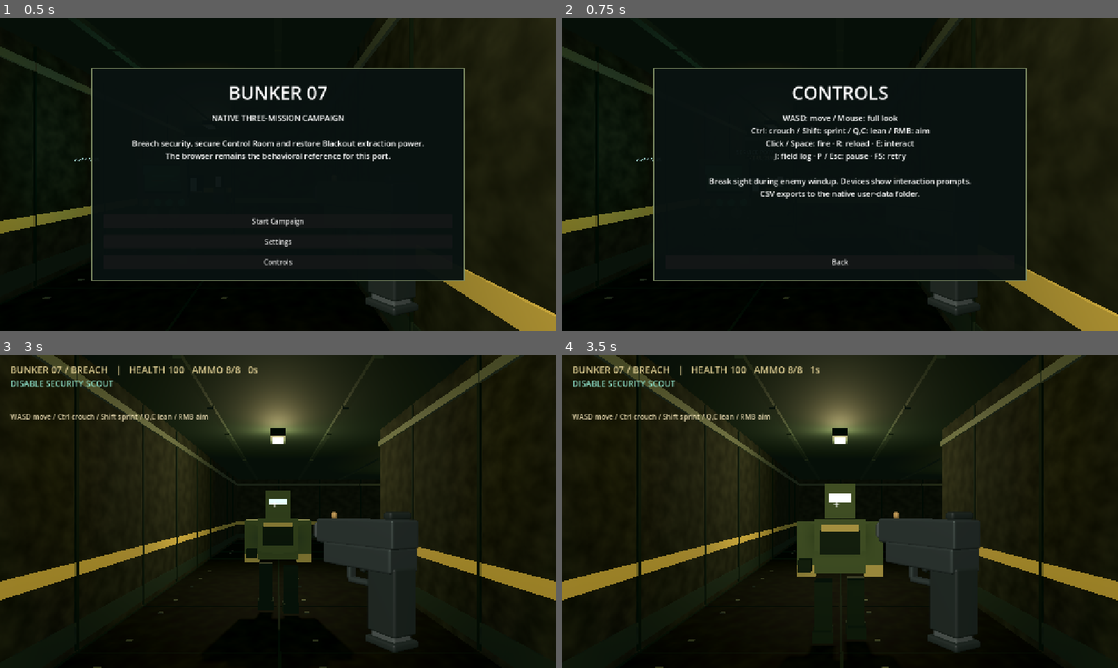
Above: before the commit, frames 1-4 (two rows, left to right).
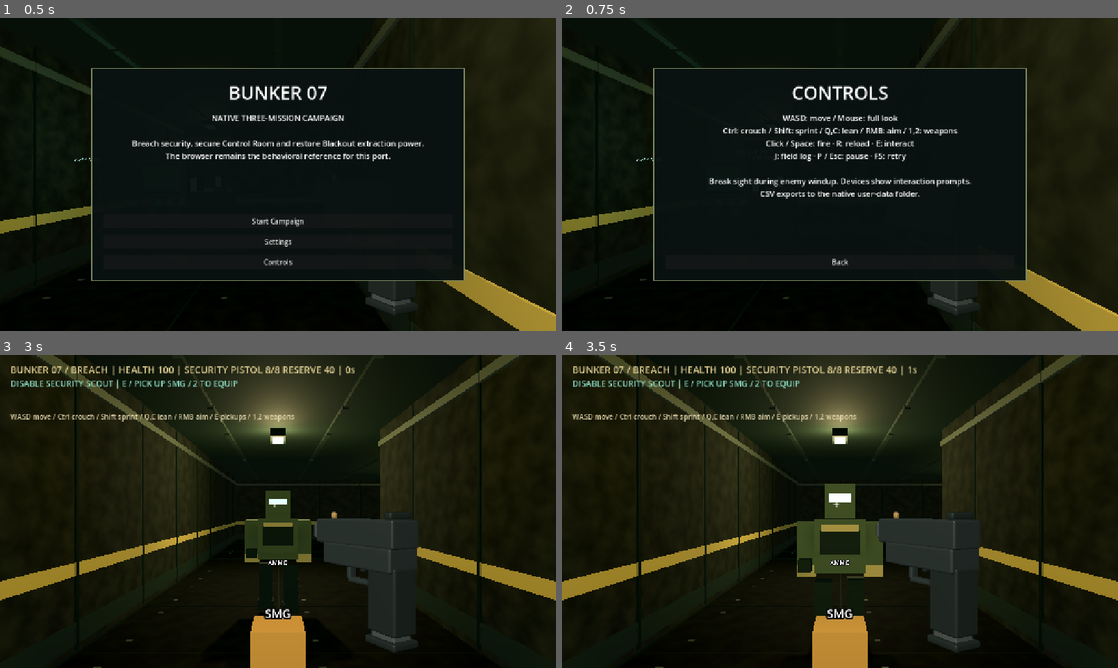
Above: after the commit, the same moments.

Repository: Jnoble555/bunker-07
Game: Godot game, scene res://scenes/control_room.tscn
Same seed, same stepped clock (60 frames per second), same inputs: the game is played once before the commit and once after it.
Inputs:
- Up to frame 1 (0.5 s): no input
- Up to frame 2 (0.75 s): click "Controls" at 0.5 s
- Up to frame 3 (3 s): click "Back" at 1.25 s; click "Start Campaign" at 2 s; click "Deploy" at 2.75 s
- Up to frame 4 (3.5 s): no input

Frame 1 is identical in both runs. In frame 2, 0.5% of the frame differs, in the area x 28-72%, y 34-38%; in frame 3, 2.8%; in frame 4, 2.8%, in the area x 20-64%, y 3-100%.

Commit message:
Add pistol and SMG inventory with finite ammunition

Diff:
--- a/godot/scenes/security_sidearm.gd
+++ b/godot/scenes/security_sidearm.gd
@@ -1,5 +1,6 @@
 extends Node3D
 const Model = preload("res://assets/weapons/security_sidearm.glb")
+var model: Node3D
 var slide: Node3D
 var magazine: Node3D
 var base: Node3D
@@ -8,15 +9,27 @@
 var base_home := Vector3.ZERO
 
 func _ready() -> void:
-	var model := Model.instantiate()
-	add_child(model)
+	equip("pistol")
+
+var cached_models: Dictionary = {}
+func equip(id: String) -> void:
+	if is_instance_valid(model):
+		pose(0,0)
+		model.hide()
+	var fresh := not cached_models.has(id)
+	if fresh:
+		cached_models[id] = (load("res://assets/weapons/security_smg.glb") if id == "smg" else Model).instantiate()
+		add_child(cached_models[id])
+	model = cached_models[id]
+	model.scale = Vector3.ONE * (0.8 if id == "smg" else 1.0)
+	model.show()
 	slide = model.find_child("Slide", true, false)
 	magazine = model.find_child("Magazine", true, false)
 	base = model.find_child("MagazineBase", true, false)
 	slide_home = slide.position
 	magazine_home = magazine.position
 	base_home = base.position
-	_prepare(model)
+	if fresh: _prepare(model)
 
 func _prepare(node: Node) -> void:
 	if node is MeshInstance3D:
@@ -31,14 +44,14 @@
 	for child in node.get_children():
 		_prepare(child)
 
-func pose(flash: float, reload_left: float) -> void:
+func pose(flash: float, reload_left: float, reload_duration: float = 0.8, recoil: float = 1.0) -> void:
 	var kick := clampf(flash / 0.1, 0, 1)
 	slide.position = slide_home + Vector3(0, 0, kick * 0.035)
 	var drop := 0.0
 	if reload_left > 0:
-		var progress := 1.0 - reload_left / 0.8
+		var progress := 1.0 - reload_left / reload_duration
 		drop = sin(clampf((progress - 0.12) / 0.76, 0, 1) * PI) * 0.075
 	magazine.position = magazine_home + Vector3(-drop * 0.8, -drop, 0)
 	base.position = base_home + Vector3(-drop * 0.8, -drop, 0)
-	var reload_pose := sin((1.0 - reload_left / 0.8) * PI) if reload_left > 0 else 0.0
-	rotation = Vector3(kick * 0.12, 0.5 + reload_pose * 0.3, -reload_pose * 0.4)
+	var reload_pose := sin((1.0 - reload_left / reload_duration) * PI) if reload_left > 0 else 0.0
+	rotation = Vector3(kick * 0.12 * recoil, 0.5 + reload_pose * 0.3, -reload_pose * 0.4)
--- a/godot/scripts/armored_guard.gd
+++ b/godot/scripts/armored_guard.gd
@@ -5,9 +5,9 @@
 class GuardHitTarget extends Area3D:
 	var guard: Node
 
-	func receive_hit() -> void:
+	func receive_hit(damage_amount: int = 1) -> void:
 		if is_instance_valid(guard):
-			guard.call("receive_hit")
+			guard.call("receive_hit", damage_amount)
 
 const MAX_HP: int = 3
 const PATROL_SPEED: float = 0.84
@@ -100,10 +100,10 @@
 		_update_pose(0.0)
 
 
-func receive_hit() -> void:
+func receive_hit(damage_amount: int = 1) -> void:
 	if hp <= 0 or controller == null or not bool(controller.get("active")) or get_tree().paused:
 		return
-	hp -= 1
+	hp -= damage_amount
 	stagger = _stagger_duration
 	attack_windup = 0.0
 	controller.call("register_event", "guard_hit", str(hp))
--- a/godot/scripts/campaign_main.gd
+++ b/godot/scripts/campaign_main.gd
@@ -1,4 +1,12 @@
 extends "res://scripts/main.gd"
+const WeaponDefs = preload("res://scripts/weapon_definitions.gd")
+var weapon_id := "pistol"
+var weapon_ammo: Dictionary = {}
+var pickups: Array[Dictionary] = []
+var pickup_nodes: Node3D
+func get_weapon_def() -> Dictionary:
+	return WeaponDefs.DATA[weapon_id]
+
 ## Campaign session built on the independently tested M1 movement/UI shell.
 const MissionData = preload("res://scripts/mission_data.gd")
 const CampaignState = preload("res://scripts/campaign_state.gd")
@@ -22,7 +30,7 @@
 var tutorial_index: int = 0
 var tutorial_active: bool = false
 var tutorial_text: Label
-var tutorial_steps: Array[String] = ["WASD move / Ctrl crouch / Shift sprint / Q,C lean / RMB aim","Aim with mouse / Left, Right","Fire with Click / Space","Reload with R"]
+var tutorial_steps: Array[String] = ["WASD move / Ctrl crouch / Shift sprint / Q,C lean / RMB aim / E pickups / 1,2 weapons","Aim with mouse / Left, Right","Fire with Click / Space","Reload with R"]
 var campaign_button: Button
 var continue_button: Button
 var settings_button: Button
@@ -159,7 +167,7 @@
 	if audio: audio.stop_all()
 	get_tree().paused = false
 	pending_actions.clear()
-	ammo = 8
+	reset_inventory()
 	health = 100
 	cooldown = 0
 	reload_remaining = 0
@@ -182,6 +190,7 @@
 	player.reset_player()
 	player.global_position = mission.spawn
 	systems.reset()
+	make_pickups()
 	attempts += 1
 	register_event("mission_start","")
 	last_result = {}
@@ -221,7 +230,12 @@
 	message_left = maxf(0,message_left-delta)
 	if reload_remaining>0:
 		reload_remaining = maxf(0,reload_remaining-delta)
-		if reload_remaining==0: ammo = 8
+		if reload_remaining==0:
+			var state: Dictionary = weapon_ammo[weapon_id]
+			var loaded: int = mini(int(get_weapon_def().capacity)-ammo, int(state.reserve))
+			ammo += loaded
+			state.reserve -= loaded
+			state.magazine = ammo
 	if Input.get_vector("strafe_left","strafe_right","move_forward","move_back").length()>0: progress_tutorial("move")
 	if Input.get_axis("turn_right","turn_left")!=0: progress_tutorial("aim")
 	var actions := pending_actions.duplicate()
@@ -231,6 +245,9 @@
 			"fire": shoot()
 			"reload": begin_reload()
 			"interact": interact()
+			"weapon_1": switch_weapon("pistol")
+			"weapon_2": switch_weapon("smg")
+	if get_weapon_def().automatic and Input.is_action_pressed("fire"): shoot()
 	systems.update(delta)
 	if not active: return
 	if mission.id=="control-room":
@@ -252,20 +269,25 @@
 	if not active or get_tree().paused or ammo==0 or cooldown>0 or reload_remaining>0: return
 	ammo -= 1
 	shots += 1
-	cooldown = .24
+	cooldown = get_weapon_def().interval
+	weapon_ammo[weapon_id].magazine = ammo
 	flash = .10
 	hit_feedback = 0
 	progress_tutorial("fire")
-	play_sound("fire",player.global_position)
+	play_sound(get_weapon_def().sound,player.global_position)
 	var origin: Vector3 = player.camera.global_position
 	var direction: Vector3 = -player.camera.global_basis.z
-	var query := PhysicsRayQueryParameters3D.create(origin,origin+direction*50,1|4|8,[player.get_rid()])
+	var spread: float = get_weapon_def().spread * (0.5 if player.aiming else 1.0)
+	if spread > 0:
+		direction = (direction + player.camera.global_basis.x * randf_range(-spread,spread) + player.camera.global_basis.y * randf_range(-spread,spread)).normalized()
+	var shot_range: float = get_weapon_def().range
+	var query := PhysicsRayQueryParameters3D.create(origin,origin+direction*shot_range,1|4|8,[player.get_rid()])
 	query.collide_with_areas = true
 	query.hit_from_inside = true
 	var hit := get_world_3d().direct_space_state.intersect_ray(query)
 	if not hit.is_empty(): _impact(hit.position)
-	var wall_hit := get_world_3d().direct_space_state.intersect_ray(PhysicsRayQueryParameters3D.create(origin,origin+direction*50,1))
-	var wall_depth: float = origin.distance_to(wall_hit.position) if not wall_hit.is_empty() else 50.0
+	var wall_hit := get_world_3d().direct_space_state.intersect_ray(PhysicsRayQueryParameters3D.create(origin,origin+direction*shot_range,1))
+	var wall_depth: float = origin.distance_to(wall_hit.position) if not wall_hit.is_empty() else shot_range
 	var target_id := ""
 	if not hit.is_empty():
 		var object: Node3D = hit.collider
@@ -281,7 +303,7 @@
 			elif object.has_method("receive_hit"):
 				hits += 1
 				hit_feedback = .24
-				object.receive_hit()
+				object.receive_hit(int(get_weapon_def().damage))
 				var actor: Node = object.get_parent() if object is Area3D else object
 				target_id = str(enemies.find(actor)+1)
 		if target_id!="":
@@ -292,14 +314,15 @@
 	register_event("shot","",target_id if target_id not in ["camera","lamp"] else "")
 
 func begin_reload() -> void:
-	if active and not get_tree().paused and ammo<8 and reload_remaining==0:
-		reload_remaining = .8
+	if active and not get_tree().paused and ammo<int(get_weapon_def().capacity) and int(weapon_ammo[weapon_id].reserve)>0 and reload_remaining==0:
+		reload_remaining = get_weapon_def().reload
 		progress_tutorial("reload")
 		play_sound("reload",player.global_position)
 		register_event("reload","")
 
 func interact() -> void:
 	if not active or get_tree().paused: return
+	if collect_pickup(): return
 	if systems.interact():
 		play_sound("use",player.global_position)
 		return
@@ -466,7 +489,7 @@
 	show_title()
 
 func _show_controls() -> void:
-	_show_menu("controls","CONTROLS","WASD: move / Mouse: full look\nCtrl: crouch / Shift: sprint / Q,C: lean / RMB: aim\nClick / Space: fire · R: reload · E: i …(167 unchanged characters)…
+	_show_menu("controls","CONTROLS","WASD: move / Mouse: full look\nCtrl: crouch / Shift: sprint / Q,C: lean / RMB: aim / 1,2: weapons\nClick / Space: fire · R: reload · E: i …(167 unchanged characters)…
 
 func _save_settings() -> void:
 	session.preferences.volume = volume_slider.value
@@ -562,14 +585,15 @@
 
 func _update_hud() -> void:
 	if not hud: return
-	hud.text = "BUNKER 07 / %s   |   HEALTH %d   AMMO %d/8   %.0fs" % [mission.get("title",""),health,ammo,elapsed]
+	hud.text = "BUNKER 07 / %s | HEALTH %d | %s %d/%d RESERVE %d | %.0fs" % [mission.get("title",""),health,get_weapon_def().name,ammo,get_weapon_def().capacity,weapon_ammo.get(weapon_id,{}).get("reserve",0),elapsed]
 	var objective := ""
 	match mission.get("id",""):
 		"breach": objective = "DISABLE SECURITY SCOUT" if remaining()>0 else "REACH CONTROL SECTOR"
 		"blackout": objective = "POWER RESTORED · REACH LIFT" if power_restored else "FIND BACKUP POWER / SOUTHWEST BAY"
 		_: objective = "CORE SECURED · EXTRACT" if core_collected else "DATA CORE REQUIRED · PANEL OR GUARD ALERT"
 	if mission.get("id","")!="breach" and planar_distance(player.global_position,mission.panel)<=1.7: objective += " | PANEL OFF" if panel_disabled else " | E · USE PANEL"
-	var prompt: String = systems.prompt() if systems else ""
+	var nearby_pickup := nearby_pickup()
+	var prompt: String = ("E / " + str(nearby_pickup.label)) if not nearby_pickup.is_empty() else (systems.prompt() if systems else "")
 	if prompt!="": objective += " | "+prompt
 	status.text = objective
 	var warnings: Array[String] = []
@@ -590,3 +614,89 @@
 	if tutorial_text:
 		tutorial_text.visible = hud.visible
 		tutorial_text.text = tutorial_steps[tutorial_index] if tutorial_active else message if message_left>0 else ""
+
+func reset_inventory() -> void:
+	weapon_id = "pistol"
+	weapon_ammo = {"pistol":{"magazine":WeaponDefs.DATA.pistol.capacity,"reserve":WeaponDefs.DATA.pistol.reserve}}
+	ammo = WeaponDefs.DATA.pistol.capacity
+	if player and player.weapon: player.weapon.equip(weapon_id)
+
+func switch_weapon(id: String) -> void:
+	if not active or get_tree().paused or not weapon_ammo.has(id) or id == weapon_id: return
+	weapon_ammo[weapon_id].magazine = ammo
+	reload_remaining = 0
+	flash = 0
+	var previous := weapon_id
+	weapon_id = id
+	ammo = int(weapon_ammo[id].magazine)
+	player.weapon.equip(id)
+	player.muzzle.hide()
+	player.muzzle_light.light_energy = 0
+	player.weapon.pose(0,0,get_weapon_def().reload,get_weapon_def().recoil)
+	register_event("weapon_switched",previous + "->" + id)
+
+func make_pickups() -> void:
+	if is_instance_valid(pickup_nodes): pickup_nodes.free()
+	pickup_nodes = Node3D.new()
+	pickup_nodes.name = "WeaponPickups"
+	add_child(pickup_nodes)
+	var locations: Array = [
+		[Vector3(5,0,4),Vector3(6,0,4)],
+		[Vector3(5,0,17),Vector3(5,0,15)],
+		[Vector3(5,0,3),Vector3(3,0,5)]
+	][mission_index]
+	pickups = [
+		{"id":"smg","label":"PICK UP SMG / 2 TO EQUIP","position":locations[0],"taken":false},
+		{"id":"supply","label":"TAKE AMMUNITION","position":locations[1],"taken":false}
+	]
+	for item: Dictionary in pickups:
+		var prop := Node3D.new()
+		prop.position = item.position + Vector3(0,0.75,0)
+		pickup_nodes.add_child(prop)
+		if item.id == "smg":
+			var model: Node3D = load("res://assets/weapons/security_smg.glb").instantiate()
+			model.scale = Vector3.ONE * 0.8
+			prop.add_child(model)
+		else:
+			var mesh := MeshInstance3D.new()
+			var box := BoxMesh.new()
+			box.size = Vector3(0.3,0.2,0.25)
+			mesh.mesh = box
+			var material := StandardMaterial3D.new()
+			material.albedo_color = Color("ac8750")
+			mesh.material_override = material
+			prop.add_child(mesh)
+		var label := Label3D.new()
+		label.text = "SMG" if item.id == "smg" else "AMMO"
+		label.position.y = 0.4
+		label.font_size = 24
+		label.pixel_size = 0.0012
+		label.billboard = BaseMaterial3D.BILLBOARD_ENABLED
+		prop.add_child(label)
+		item.node = prop
+
+func nearby_pickup() -> Dictionary:
+	if not player: return {}
+	for item: Dictionary in pickups:
+		var target: Vector3 = item.position + Vector3(0,1.0,0)
+		if not item.taken and player.camera.global_position.distance_to(target) <= 1.6 and has_los(player.camera.global_position,target):
+			return item
+	return {}
+
+func collect_pickup() -> bool:
+	if not active or get_tree().paused: return false
+	var item := nearby_pickup()
+	if item.is_empty(): return false
+	item.taken = true
+	item.node.hide()
+	if item.id == "smg":
+		if not weapon_ammo.has("smg"):
+			weapon_ammo.smg = {"magazine":WeaponDefs.DATA.smg.capacity,"reserve":WeaponDefs.DATA.smg.reserve}
+		announce("SMG SECURED / Press 2 to equip, 1 for pistol.")
+	else:
+		for id in weapon_ammo:
+			weapon_ammo[id].reserve += 24 if id == "pistol" else 48
+		announce("AMMUNITION SECURED")
+	register_event("weapon_pickup",item.id)
+	play_sound("use",item.position)
+	return true
--- a/godot/scripts/main.gd
+++ b/godot/scripts/main.gd
@@ -67,7 +67,7 @@
 		"move_forward": [KEY_W, KEY_UP], "move_back": [KEY_S, KEY_DOWN],
 		"strafe_left": [KEY_A], "strafe_right": [KEY_D],
 		"turn_left": [KEY_LEFT], "turn_right": [KEY_RIGHT], "fire": [KEY_SPACE],
-		"crouch": [KEY_CTRL], "sprint": [KEY_SHIFT], "lean_left": [KEY_Q], "lean_right": [KEY_C],
+		"weapon_1": [KEY_1], "weapon_2": [KEY_2], "crouch": [KEY_CTRL], "sprint": [KEY_SHIFT], "lean_left": [KEY_Q], "lean_right": [KEY_C],
 		"reload": [KEY_R], "interact": [KEY_E], "pause": [KEY_ESCAPE, KEY_P], "retry": [KEY_F5]
 	}
 	for action in bindings:
@@ -104,7 +104,7 @@
 		return
 	if not active or get_tree().paused:
 		return
-	for action in ["fire", "reload", "interact"]:
+	for action in ["fire", "reload", "interact", "weapon_1", "weapon_2"]:
 		if event.is_action_pressed(action):
 			if action == "fire":
 				Input.mouse_mode = Input.MOUSE_MODE_CAPTURED
@@ -400,3 +400,7 @@
 			excluded.append(prop.get_rid())
 	query.exclude = excluded
 	return get_world_3d().direct_space_state.intersect_ray(query).is_empty()
+
+
+func get_weapon_def() -> Dictionary:
+	return preload("res://scripts/weapon_definitions.gd").DATA.pistol
--- a/godot/scripts/native_audio.gd
+++ b/godot/scripts/native_audio.gd
@@ -7,6 +7,7 @@
 const RATE: int = 22050
 const SOUNDS: Dictionary = {
 	"fire": [720.0, 155.0, 0.12, 0.24],
+	"smg_fire": [1050.0, 90.0, 0.075, 0.19],
 	"hit": [190.0, 48.0, 0.18, 0.22],
 	"reload": [880.0, 310.0, 0.18, 0.10],
 	"detect": [510.0, 1030.0, 0.22, 0.10],
--- a/godot/scripts/player.gd
+++ b/godot/scripts/player.gd
@@ -103,9 +103,7 @@
 	if not controller or not controller.active or get_tree().paused:
 		return
 	if event is InputEventMouseMotion and Input.mouse_mode == Input.MOUSE_MODE_CAPTURED:
-		rotate_y(-event.relative.x * float(controller.session.preferences.sensitivity))
-		pitch = clampf(pitch - event.relative.y * float(controller.session.preferences.sensitivity), deg_to_rad(-80), deg_to_rad(80))
-		camera.rotation.x = pitch
+		apply_look(event.relative)
 		if event.relative != Vector2.ZERO: controller.progress_tutorial("aim")
 
 func _physics_process(delta: float) -> void:
@@ -136,14 +134,16 @@
 	camera.position = eye + Vector3(lean, 0, 0)
 	camera.rotation = Vector3(pitch, 0, -lean * 0.22)
 	camera.fov = lerpf(camera.fov, 58.0 if aiming else rad_to_deg(2 * atan(0.68)), minf(1, delta * 14))
-	# Raise the sidearm during the existing .8s reload so the magazine stays visible.
+	# Raise the weapon during its defined reload so the magazine stays visible.
 	var reload_offset: float = 0.0
 	if controller.reload_remaining > 0:
-		var progress: float = 1.0 - controller.reload_remaining / 0.8
+		var progress: float = 1.0 - controller.reload_remaining / controller.get_weapon_def().reload
 		reload_offset = (progress / 0.25 if progress < 0.25 else (1.0 - progress) / 0.75) * -0.07
 	var sway: float = sin(controller.elapsed * 10) * 0.012 if input.length() > 0 else 0.0
 	weapon.position = Vector3(0.14 + sway, -0.07 - reload_offset, -0.65 + controller.flash * 0.8)
-	weapon.pose(controller.flash, controller.reload_remaining)
+	weapon.pose(controller.flash, controller.reload_remaining, controller.get_weapon_def().reload, controller.get_weapon_def().recoil)
+	muzzle.position = controller.get_weapon_def().muzzle
+	muzzle_light.position = muzzle.position
 	muzzle.visible = controller.flash > 0
 	muzzle_light.light_energy = 1.3 if controller.flash > 0 else 0.0
 
@@ -229,3 +229,8 @@
 func _notification(what: int) -> void:
 	if what == NOTIFICATION_APPLICATION_FOCUS_OUT:
 		clear_held_inputs()
+
+func apply_look(relative: Vector2) -> void:
+	rotate_y(-relative.x * float(controller.session.preferences.sensitivity))
+	pitch = clampf(pitch - relative.y * float(controller.session.preferences.sensitivity), deg_to_rad(-80), deg_to_rad(80))
+	camera.rotation.x = pitch
--- /dev/null
+++ b/godot/scripts/weapon_definitions.gd
@@ -0,0 +1,5 @@
+extends RefCounted
+const DATA := {
+	"pistol": {"name":"SECURITY PISTOL","capacity":8,"reserve":40,"damage":1,"interval":0.24,"reload":0.8,"range":50.0,"spread":0.0,"automatic":false,"recoil":1.0,"sound":"fire","muzzle":Vector3(0,0.055,-0.20)},
+	"smg": {"name":"SECURITY SMG","capacity":24,"reserve":72,"damage":1,"interval":0.09,"reload":1.25,"range":35.0,"spread":0.035,"automatic":true,"recoil":1.5,"sound":"smg_fire","muzzle":Vector3(0,0.02,-0.28)}
+}
--- /dev/null
+++ b/godot/tests/inventory_test.gd
@@ -0,0 +1,113 @@
+extends SceneTree
+var game: Node
+var failures := 0
+var checks := 0
+func _initialize() -> void: call_deferred("run")
+func frames(n: int) -> void:
+	for i in n: await physics_frame
+func check(label: String, ok: bool) -> void:
+	checks += 1
+	print(("PASS " if ok else "FAIL ") + label)
+	if not ok: failures += 1
+func capture(id: String) -> void:
+	if DisplayServer.get_name() == "headless": return
+	await RenderingServer.frame_post_draw
+	root.get_texture().get_image().save_png("res://../docs/godot/campaign-screenshots/inventory-"+id+".png")
+func run() -> void:
+	game=load("res://scenes/control_room.tscn").instantiate()
+	root.add_child(game)
+	await frames(4)
+	game.mission_index=0
+	game.start_run()
+	for enemy in game.enemies: enemy.set_physics_process(false)
+	await frames(3)
+	check("starts pistol only with finite reserve",game.weapon_id=="pistol" and game.ammo==8 and game.weapon_ammo.pistol.reserve==40 and not game.weapon_ammo.has("smg"))
+	await capture("pistol")
+	game.player.global_position=Vector3(8,0,4)
+	await frames(3)
+	check("distance prevents remote pickup",not game.collect_pickup() and not game.weapon_ammo.has("smg"))
+	game.player.global_position=Vector3(4.3,0,4)
+	await frames(3)
+	var blocker := StaticBody3D.new()
+	blocker.position=Vector3(4.65,1.2,4)
+	var shape := CollisionShape3D.new()
+	var box := BoxShape3D.new()
+	box.size=Vector3(0.1,2.4,1)
+	shape.shape=box
+	blocker.add_child(shape)
+	game.add_child(blocker)
+	await frames(3)
+	check("obstacle blocks pickup",not game.collect_pickup() and not game.weapon_ammo.has("smg"))
+	blocker.queue_free()
+	await frames(3)
+	game.interact()
+	check("E acquires SMG without changing current weapon",game.weapon_ammo.has("smg") and game.weapon_id=="pistol")
+	game.shoot()
+	game.request_action("weapon_2")
+	await frames(2)
+	check("switch preserves independent pistol ammo",game.ammo==24 and game.weapon_ammo.pistol.magazine==7)
+	await capture("smg")
+	game.cooldown=0
+	game.shoot()
+	game.begin_reload()
+	var reserve: int=game.weapon_ammo.smg.reserve
+	game.switch_weapon("pistol")
+	game.switch_weapon("smg")
+	check("reload interruption neither transfers nor loses ammo",game.ammo==23 and game.weapon_ammo.smg.reserve==reserve and game.reload_remaining==0)
+	game.begin_reload()
+	await frames(25)
+	await capture("reload")
+	var remaining: float=game.reload_remaining
+	game.set_paused(true)
+	await create_timer(.15,true).timeout
+	check("pause freezes reload",game.reload_remaining==remaining)
+	game.set_paused(false)
+	await frames(80)
+	check("reload consumes only missing reserve",game.ammo==24 and game.weapon_ammo.smg.reserve==reserve-1)
+	game.cooldown=0
+	var before: int=game.shots
+	Input.action_press("fire")
+	await frames(30)
+	Input.action_release("fire")
+	var fired: int=game.shots-before
+	check("automatic timing bounded by interval",fired>=4 and fired<=6)
+	game.switch_weapon("pistol")
+	game.cooldown=0
+	before=game.shots
+	Input.action_press("fire")
+	await frames(20)
+	Input.action_release("fire")
+	check("pistol does not repeat held fire",game.shots==before)
+	game.player.global_position=Vector3(6,0,4)
+	await frames(3)
+	var supplied: int=game.weapon_ammo.pistol.reserve
+	game.interact()
+	check("finite supply grants ammunition once",game.weapon_ammo.pistol.reserve==supplied+24 and game.pickups[1].taken and not game.collect_pickup())
+	game.set_paused(true)
+	game.switch_weapon("smg")
+	check("pause rejects weapon switching",game.weapon_id=="pistol")
+	game.set_paused(false)
+	game.ammo=0
+	game.weapon_ammo.pistol.reserve=0
+	game.begin_reload()
+	game.shoot()
+	check("empty ammo and reserve cannot fire or reload",game.ammo==0 and game.reload_remaining==0)
+	await capture("empty")
+	game.retry_run()
+	await frames(3)
+	check("retry resets weapons ammo and pickups",game.weapon_id=="pistol" and game.ammo==8 and game.weapon_ammo.pistol.reserve==40 and not game.weapon_ammo.has("smg") and not game.pickups[0].taken)
+	await capture("retry")
+	game.mission_index=1
+	game.start_run()
+	await frames(3)
+	check("mission transition uses fresh pistol inventory",game.weapon_id=="pistol" and game.ammo==8 and not game.weapon_ammo.has("smg") and not game.pickups[0].taken)
+	var pickup_event := false
+	var switch_event := false
+	for row in game.events:
+		if row.event=="weapon_pickup": pickup_event=true
+		if row.event=="weapon_switched": switch_event=true
+	check("pickup and switch analytics recorded compatibly",pickup_event and switch_event)
+	print("INVENTORY ",checks-failures,"/",checks," failures=",failures)
+	game.queue_free()
+	await create_timer(.2,true).timeout
+	quit(1 if failures else 0)
--- a/godot/tests/tactical_movement_test.gd
+++ b/godot/tests/tactical_movement_test.gd
@@ -43,8 +43,17 @@
 	p.clear_held_inputs()
 	var mouse := InputEventMouseMotion.new()
 	mouse.relative = Vector2(0,-10000)
-	p._unhandled_input(mouse)
-	check("mouse pitch clamps at eighty degrees",is_equal_approx(p.pitch,deg_to_rad(80)))
+	p.apply_look(mouse.relative)
+	var upper_clamped: bool = is_equal_approx(p.pitch,deg_to_rad(80))
+	p.apply_look(Vector2(0,20000))
+	check("pitch math clamps at both eighty-degree limits",upper_clamped and is_equal_approx(p.pitch,deg_to_rad(-80)))
+	if DisplayServer.get_name() != "headless" and Input.mouse_mode == Input.MOUSE_MODE_CAPTURED:
+		p.pitch = 0
+		Input.parse_input_event(mouse)
+		await frames(2)
+		check("captured mouse handler clamps pitch",is_equal_approx(p.pitch,deg_to_rad(80)))
+	else:
+		print("SKIP captured mouse handler: captured graphical mouse unavailable")
 	p.pitch = 0
 	p.global_position = Vector3(100,0,105)
 	var wall = game.box("LeanWall",Vector3(100.5,1.4,105),Vector3(0.2,2.8,2))
Binary file added: godot/assets/weapons/security_smg.glb
Not shown, added: godot/assets/weapons/security_smg.glb.import
Not shown, added: godot/scripts/weapon_definitions.gd.uid
Not shown, added: godot/tests/inventory_test.gd.uid
Not shown, added: assets/source/security-smg/security_smg.blend
Not shown, changed: docs/godot/tactical-movement.md
Not shown, added: docs/godot/weapon-inventory.md
